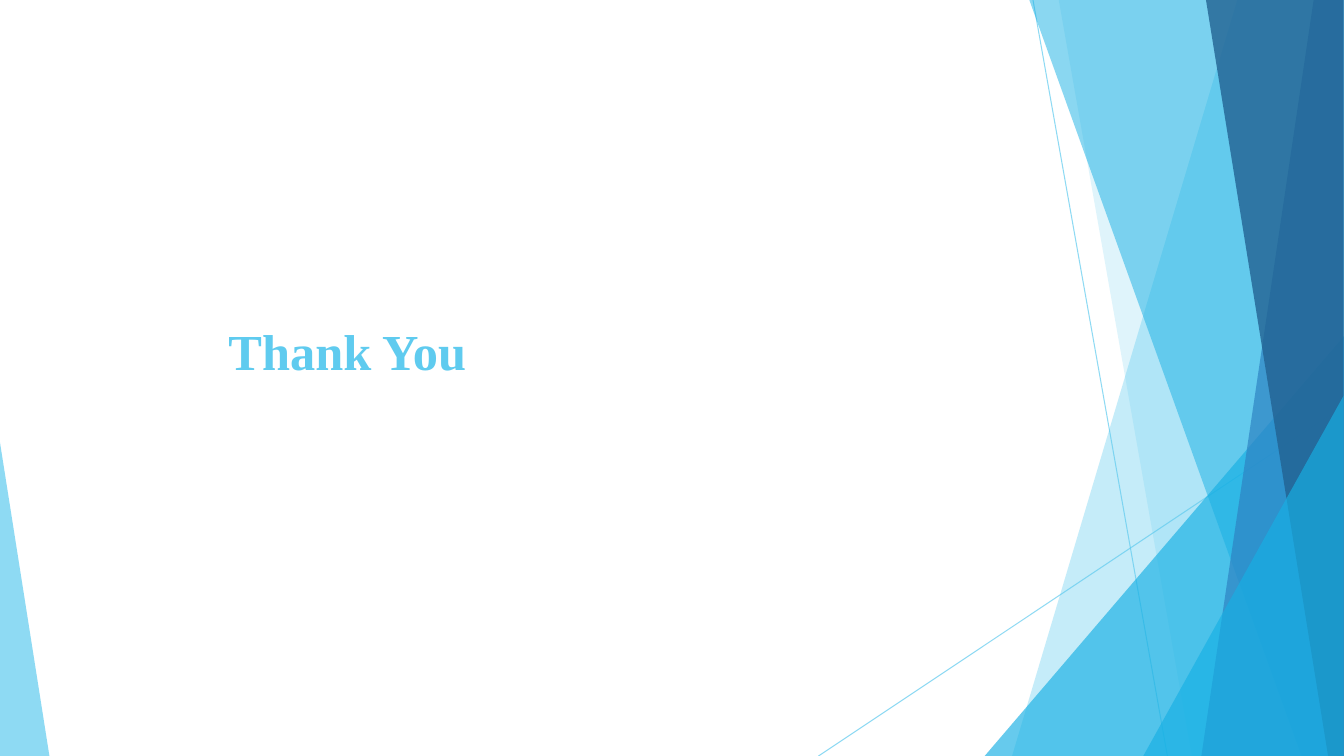
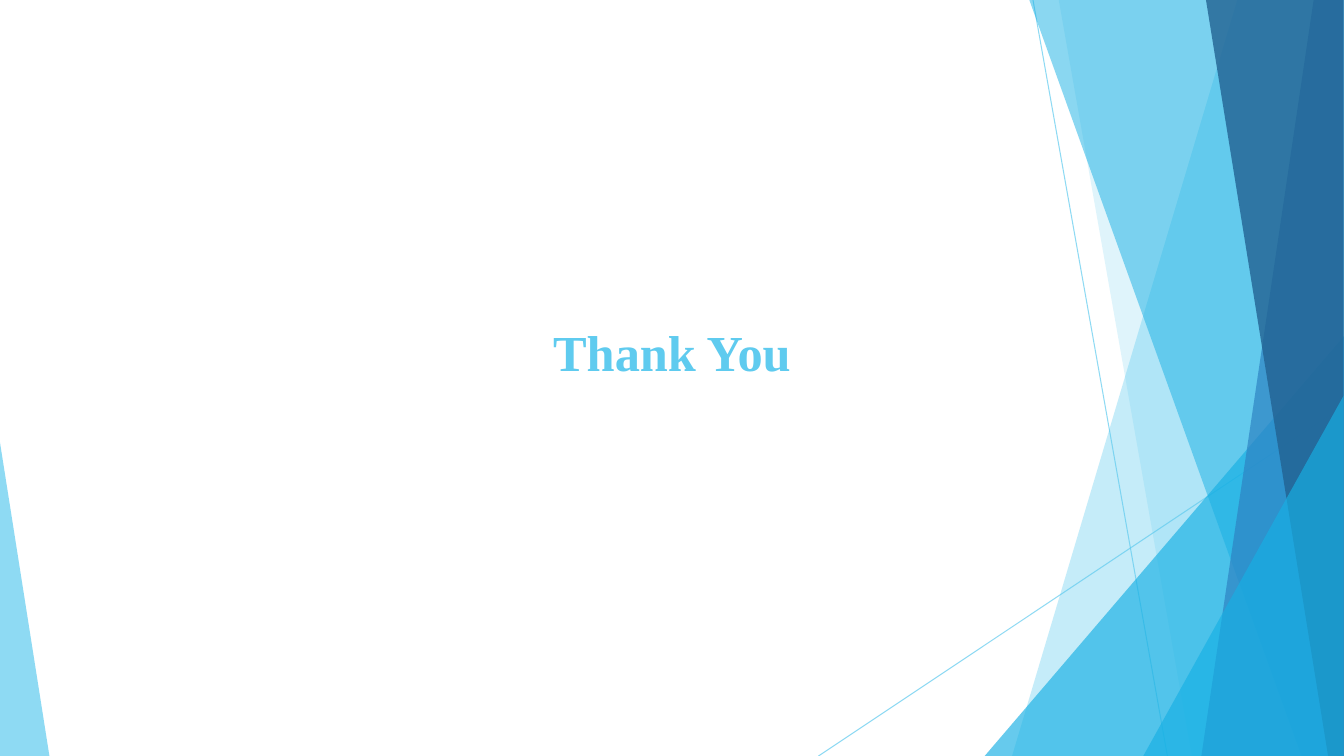
Before and after one commit to BU-NU-CLOUD-SP16/Network-Programmability-as-a-Service, a slide deck: slide 9 of Sprint_4.pptx. Drawn at 1344x756 pixels with LibreOffice and Linux fonts; fonts in the diff are those of the drawing. Boxes give left, top, right and bottom in pixels: in the first picture for what was removed or moved away, otherwise in the second. Text is boxed around its words. In the diff, an @@ line names an element or a change of style, - is before the commit and + after.

```diff
--- a/Sprint_4.pptx
+++ b/Sprint_4.pptx
@@ title "Thank You": place and size @@
-title "Thank You" at (228, 335, 466, 371)
+title "Thank You" at (553, 336, 791, 372)
@@ title "Thank You" at (553, 336, 791, 372): alignment left to centre @@
```
Also in this commit, not shown: 7 other slides changed, 1 slide added, 1 slide removed.
